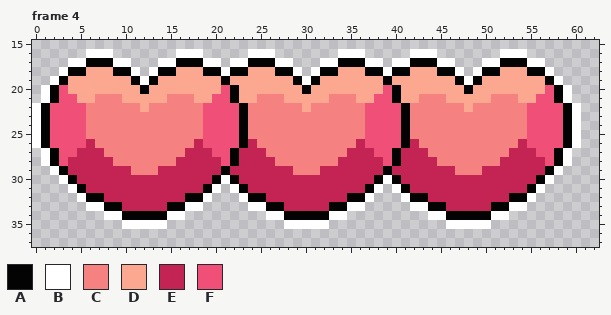
Two states of a pixel-art file, graphics/hud_hp_bar.aseprite. This is how it looked before the edit.
64x64 pixels, 4 frames. Shown: frame 4: x 0..62, y 15..37. The commit also changed other frames, which this record leaves out.
Palette (. is transparent): A #030303  B #ffffff  C #f68181  D #fca790  E #c32454  F #f04f78
Pixels before, frame 4, first column x 0:
16 ......BBB.......BBB.....BBB.......BBB.....BBB.......BBB......
17 ....BBAAABB...BBAAABB.BBAAABB...BBAAABB.BBAAABB...BBAAABB....
18 ...BAADDDAAB.BAADDDAABAADDDAAB.BAADDDAABAADDDAAB.BAADDDAAB...
19 ..BADDDDDDDABADDDDDDDADDDDDDDABADDDDDDDADDDDDDDABADDDDDDDAB..
20 .BAFDDDDDDDDADDDDDDDDFADDDDDDDADDDDDDDDFADDDDDDDADDDDDDDDFAB.
21 .BAFFDDCCCDDDDDCCCDDFFADDCCCDDDDDCCCDDFFADDCCCDDDDDCCCDDFFAB.
22 BAFFFFCCCCCCDCCCCCCFFFFACCCCCCDCCCCCCFFFFACCCCCCDCCCCCCFFFFAB
23 BAFFFFCCCCCCCCCCCCCFFFFACCCCCCCCCCCCCFFFFACCCCCCCCCCCCCFFFFAB
24 BAFFFFCCCCCCCCCCCCCFFFFACCCCCCCCCCCCCFFFFACCCCCCCCCCCCCFFFFAB
25 BAFFFFCCCCCCCCCCCCCFFFFACCCCCCCCCCCCCFFFFACCCCCCCCCCCCCFFFFAB
26 BAFFFFECCCCCCCCCCCEFFFFAECCCCCCCCCCCEFFFFAECCCCCCCCCCCEFFFFAB
27 .BAFFEEECCCCCCCCCEEEFFAEEECCCCCCCCCEEEFFAEEECCCCCCCCCEEEFFAB.
28 .BAFEEEEECCCCCCCEEEEEFAEEEECCCCCCCEEEEEFAEEEECCCCCCCEEEEEFAB.
29 ..BAEEEEEEECCCEEEEEEEAEEEEEEECCCEEEEEEEAEEEEEEECCCEEEEEEEAB..
30 ...BAEEEEEEEEEEEEEEEABAEEEEEEEEEEEEEEEABAEEEEEEEEEEEEEEEAB...
31 ....BAEEEEEEEEEEEEEAB.BAEEEEEEEEEEEEEAB.BAEEEEEEEEEEEEEAB....
32 .....BAAEEEEEEEEEAAB...BAAEEEEEEEEEAAB...BAAEEEEEEEEEAAB.....
33 ......BBAAEEEEEAABB.....BBAAEEEEEAABB.....BBAAEEEEEAABB......
34 ........BBAAAAABB.........BBAAAAABB.........BBAAAAABB........
35 ..........BBBBB.............BBBBB.............BBBBB..........
New version:
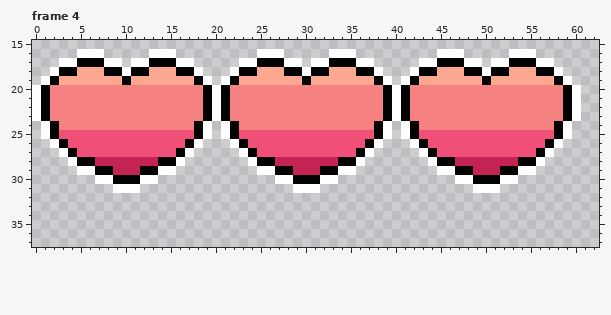
Difference:
layer "Layer 1" now hidden
layer "Layer 2" added
Changed rows in their new state; - is an unchanged pixel.
Frame 4:
first column x 0:
16 -----B--.----BBB...-----.--B-----B--.-----...BBB----.--B-----
17 ---B-A--B-.BBAAABB...-.-B--A-B-B-A--B-.-...BBAAABB.-B--A-B---
18 --BA-D--A-BAADDDAAB...B-A--D-ABA-D--A-B...BAADDDAAB-A--D-AB--
19 -BAD------ADDD----AB.BA------DAD------AB.BA----DDDA------DAB-
20 BACCCCCCCCCCCCCCCCCABACCCCCCCCCCCCCCCCCABACCCCCCCCCCCCCCCCCAB
21 BACCCCC---CCCCC---CABACCC---CCCCC---CCCABAC---CCCCC---CCCCCAB
22 --CCCC------C------ABACC------C------CCAB-------C------CCCC--
23 --CCCC-------------ABACC-------------CCAB--------------CCCC--
24 .BACCC------------AB.BAC-------------CAB.BA------------CCCAB.
25 .BA---FFFFFFFFFFFFAB.BAFFFFFFFFFFFFFF-AB.BAFFFFFFFFFFFF---AB.
26 ..BA--FFFFFFFFFFFAB...B-FFFFFFFFFFFFFAB...BAFFFFFFFFFFF--AB..
27 -..BAFFFFFFFFFFFAB.....BAFFFFFFFFFFFAB.....BAFFFFFFFFFFFAB..-
28 -...BAA--EEEEEAAB.......BAAEEEEEEEAAB.......BAAEEEEE--AAB...-
29 --...BBAA--EAABB.........BBAAEEEAABB.........BBAAE--AABB...--
30 ---....BBAAABB.............BBAAABB.............BBAAABB....---
31 ----.....BBB.........-.......BBB.......-.........BBB.....----
32 -----...............---...............---...............-----
33 ------.............-----.............-----.............------
34 --------.........---------.........---------.........--------
35 ----------.....-------------.....-------------.....----------
Changed places in both pictures, as pixel boxes (x1, y1, x2, y2):
changed: (32, 49, 581, 229)
